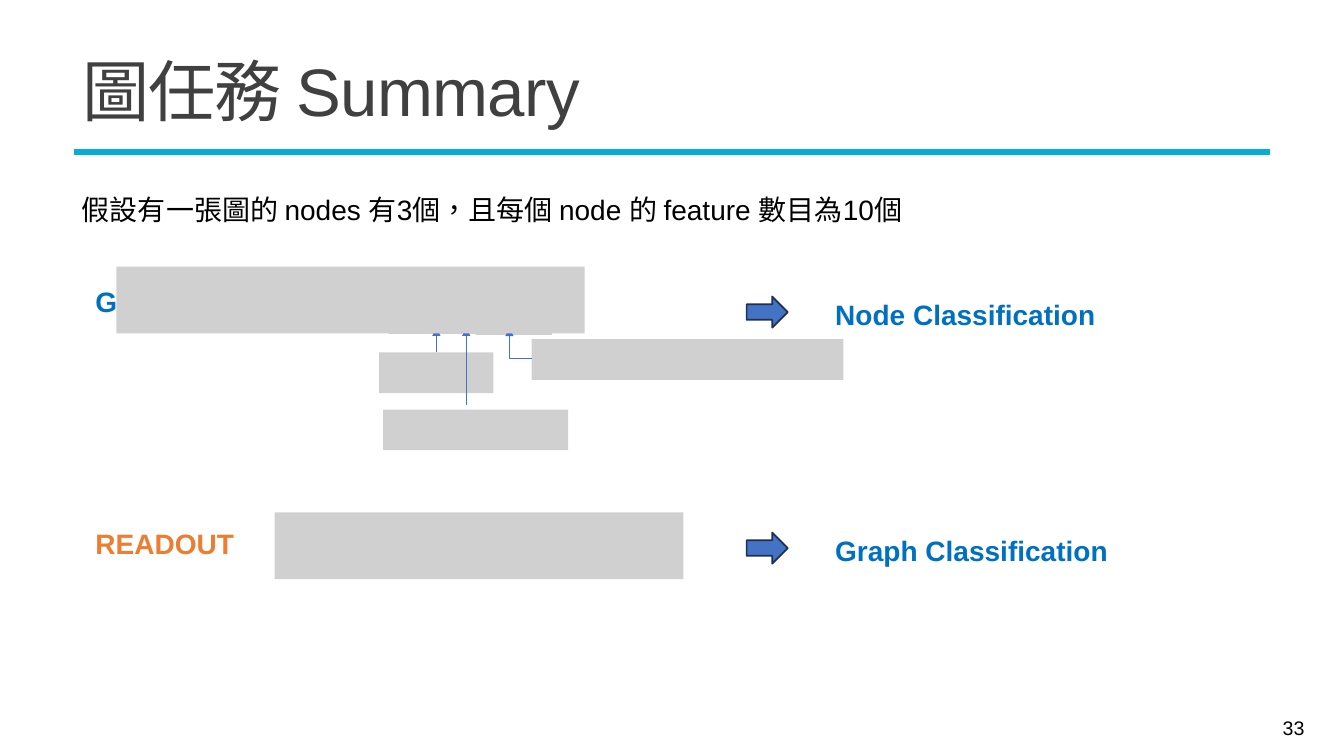
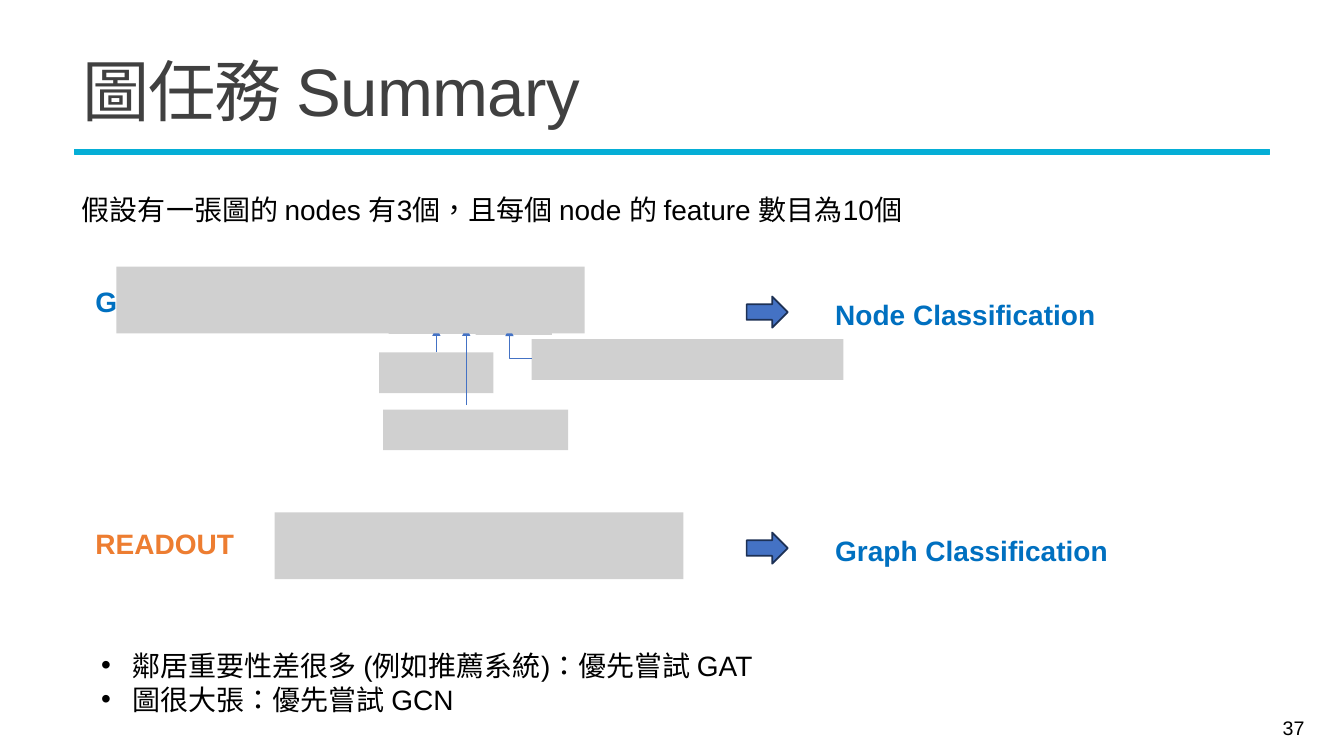
Before and after one commit to mcps5601/CGUDL_2025_fall, a slide deck: slide 37 of slides/w14_gnn_1203.pptx (slide 33 before the commit). Drawn at 1344x756 pixels with LibreOffice and Linux fonts; fonts in the diff are those of the drawing; grey boxes stand for pictures; background and template pictures are left out. Boxes give left, top, right and bottom in pixels: in the first picture for what was removed or moved away, otherwise in the second. Text is boxed around its words. In the diff, an @@ line names an element or a change of style, - is before the commit and + after.

```diff
--- a/slides/w14_gnn_1203.pptx
+++ b/slides/w14_gnn_1203.pptx
@@ text added at box(133, 652, 753, 713), 20 pt, text #000000 @@
+• 鄰居重要性差很多 (例如推薦系統)：優先嘗試 GAT
+• 圖很大張：優先嘗試 GCN
@@ page number at box(1283, 721, 1305, 736): text changed @@
-33
+37
```
Also in this commit, not shown: 14 other slides changed, 4 slides added, 2 other files.
